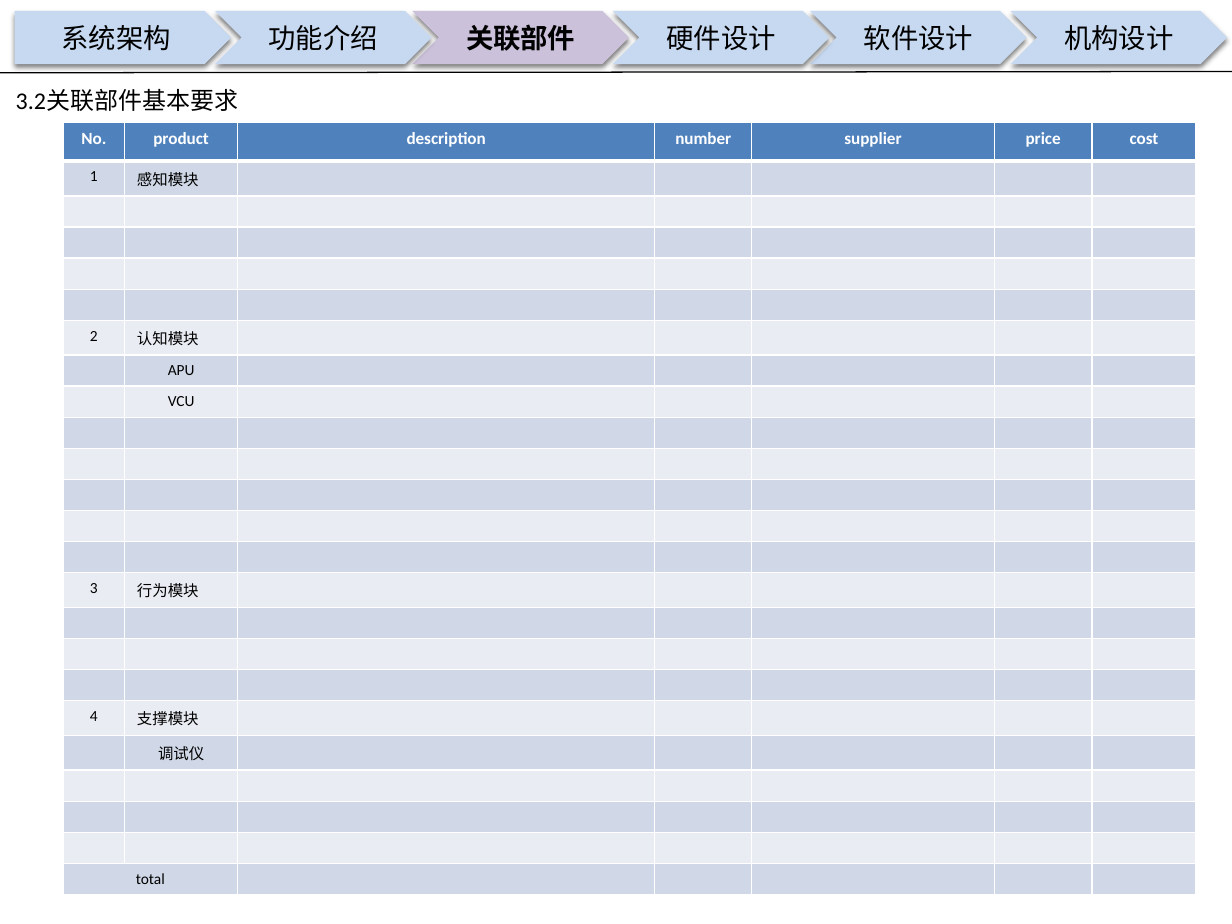
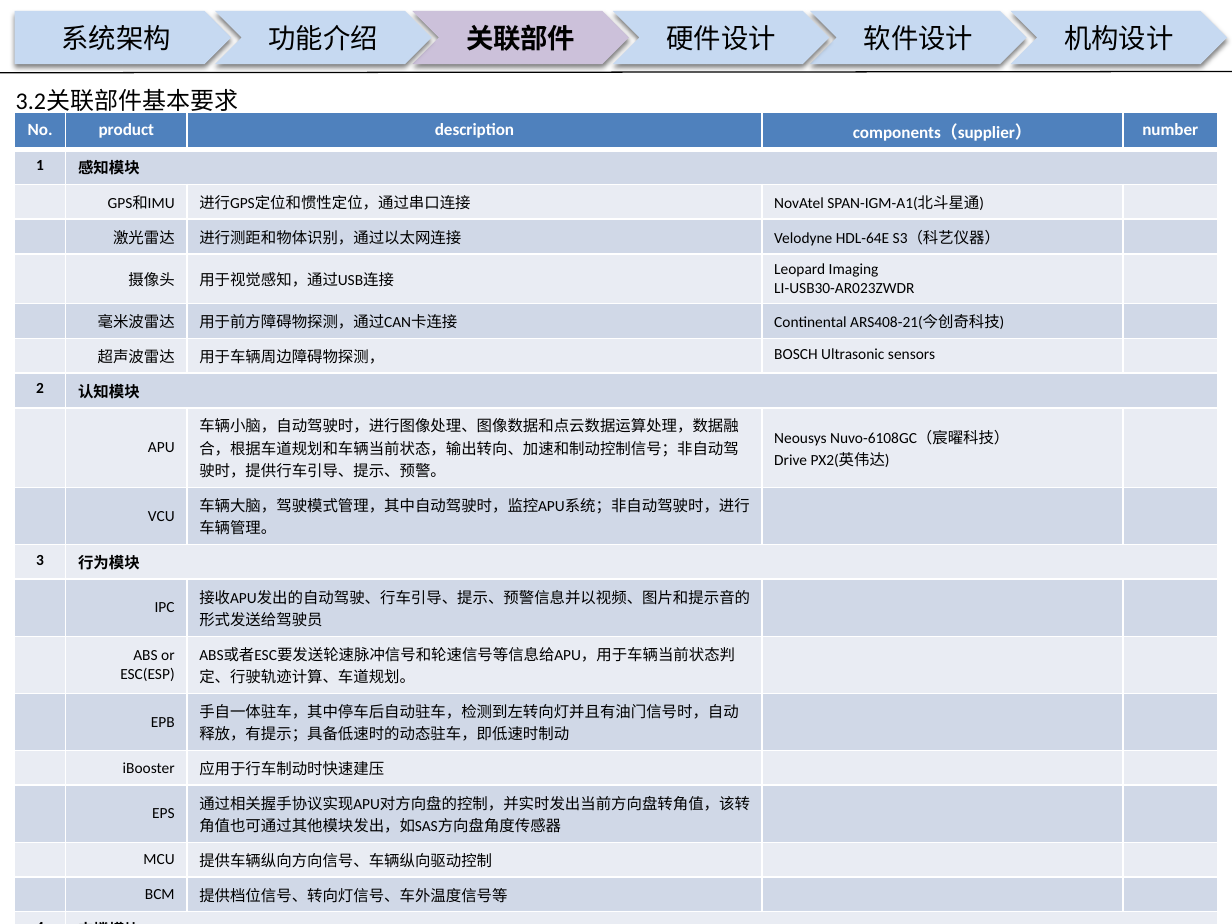
Before and after one commit to guruquan887/VAD01, a slide deck: slide 7 of 01需求分析/docs/specs/00APU设计构想书-VAD01-20180126.pptx. Drawn at 1232x924 pixels with LibreOffice and Linux fonts; fonts in the diff are those of the drawing; background and template pictures are left out. Boxes give left, top, right and bottom in pixels: in the first picture for what was removed or moved away, otherwise in the second. Text is boxed around its words. In the diff, an @@ line names an element or a change of style, - is before the commit and + after.

```diff
--- a/01需求分析/docs/specs/00APU设计构想书-VAD01-20180126.pptx
+++ b/01需求分析/docs/specs/00APU设计构想书-VAD01-20180126.pptx
@@ table at [15,113,1218,910] @@
-No. | product | description | number | supplier | price | cost
-1 | 感知模块 |  |  |  |  | 
- |  |  |  |  |  | 
- |  |  |  |  |  | 
- |  |  |  |  |  | 
- |  |  |  |  |  | 
-2 | 认知模块 |  |  |  |  | 
- | APU |  |  |  |  | 
- | VCU |  |  |  |  | 
- |  |  |  |  |  | 
- |  |  |  |  |  | 
- |  |  |  |  |  | 
- |  |  |  |  |  | 
- |  |  |  |  |  | 
-3 | 行为模块 |  |  |  |  | 
- |  |  |  |  |  | 
- |  |  |  |  |  | 
- |  |  |  |  |  | 
-4 | 支撑模块 |  |  |  |  | 
- | 调试仪 |  |  |  |  | 
- |  |  |  |  |  | 
- |  |  |  |  |  | 
- |  |  |  |  |  | 
-total |  |  |  |  |  | 
+No. | product | description | components（supplier） | number
+1 | 感知模块 |  |  | 
+ | GPS和IMU | 进行GPS定位和惯性定位，通过串口连接 | NovAtel SPAN-IGM-A1(北斗星通) | 
+ | 激光雷达 | 进行测距和物体识别，通过以太网连接 | Velodyne HDL-64E S3（科艺仪器） | 
+ | 摄像头 | 用于视觉感知，通过USB连接 | Leopard Imaging / LI-USB30-AR023ZWDR | 
+ | 毫米波雷达 | 用于前方障碍物探测，通过CAN卡连接 | Continental ARS408-21(今创奇科技) | 
+ | 超声波雷达 | 用于车辆周边障碍物探测， | BOSCH Ultrasonic sensors | 
+2 | 认知模块 |  |  | 
+ | APU | 车辆小脑，自动驾驶时，进行图像处理、图像数据和点云数据运算处理，数据融合，根据车道规划和车辆当前状态，输出转向、加速和制动控制信号；非自动驾驶时，提供行车引导、提示、预警。 | Neousys Nuvo-6108GC（宸曜科技） / Drive PX2(英伟达) | 
+ | VCU | 车辆大脑，驾驶模式管理，其中自动驾驶时，监控APU系统；非自动驾驶时，进行车辆管理。 |  | 
+3 | 行为模块 |  |  | 
+ | IPC | 接收APU发出的自动驾驶、行车引导、提示、预警信息并以视频、图片和提示音的形式发送给驾驶员 |  | 
+ | ABS or ESC(ESP) | ABS或者ESC要发送轮速脉冲信号和轮速信号等信息给APU，用于车辆当前状态判定、行驶轨迹计算、车道规划。 |  | 
+ | EPB | 手自一体驻车，其中停车后自动驻车，检测到左转向灯并且有油门信号时，自动释放，有提示；具备低速时的动态驻车，即低速时制动 |  | 
+ | iBooster | 应用于行车制动时快速建压 |  | 
+ | EPS | 通过相关握手协议实现APU对方向盘的控制，并实时发出当前方向盘转角值，该转角值也可通过其他模块发出，如SAS方向盘角度传感器 |  | 
+ | MCU | 提供车辆纵向方向信号、车辆纵向驱动控制 |  | 
+ | BCM | 提供档位信号、转向灯信号、车外温度信号等 |  | 
+4 | 支撑模块 |  |  | 
+ | CAN通讯卡 | 与汽车进行通讯，控制汽车的加速、制动、档位、方向等信号，内接在APU里 | ESD CAN-PCIe/402-B4 | 
+total |  |  |  | 
@@ table: place and size @@
-table at [63,122,1196,888]
+table at [15,113,1218,910]
```
Also in this commit, not shown: 1 other slide changed, 8 slides added.
